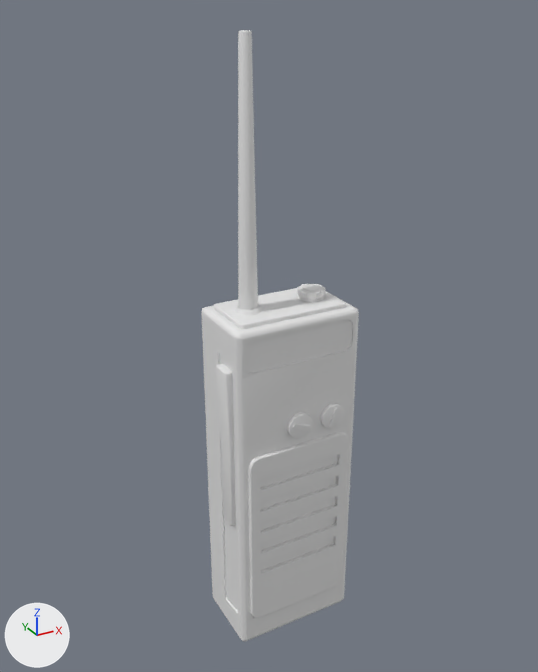
An edit to the FBX model Assets/ART/Meshes/SM_Talkie_Walkie.fbx, drawn before and after from the same camera.
Camera for both pictures: a camera (50 mm lens) standing at (-0.159, -0.277, 0.301) and looking at (-0.003, 0.006, 0.159). The lights are fixed; the arrows at lower left show +X, +Y and +Z. The older version comes first. Where no turn or scale is listed for an object, it has been applied to the vertices. Vertices at exactly the same position are counted once.

Objects in the first picture: 'SM_Talkie_Walkie', 'SM_Talkie_Walkie_Button'.
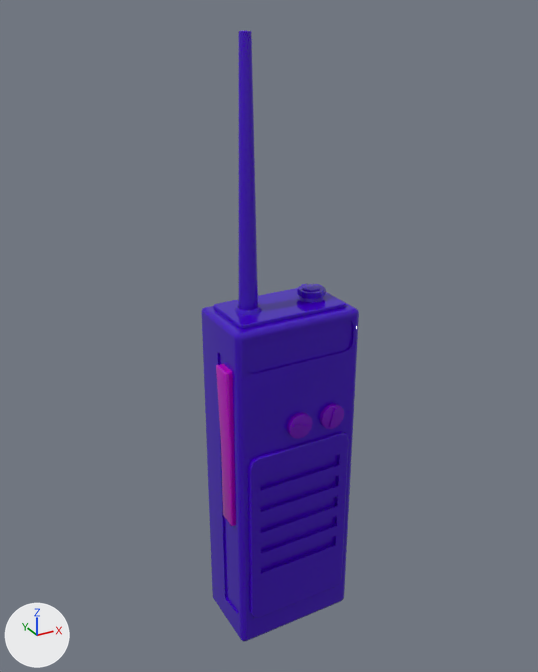
Pixel boxes (x1, y1, x2, y2) of what changed, in the pictures (538 x 672 px; the box of a moved part takes in the faces that stretch with it):
```json
{"object": "SM_Talkie_Walkie_Button", "change": "recoloured", "before": [216, 364, 236, 526], "after": [216, 364, 236, 526], "on screen": "darker"}
{"part": 1, "of": "me_mesh", "change": "moved or reshaped", "before": [323, 403, 345, 429], "after": [323, 403, 344, 429]}
{"part": 2, "of": "me_mesh", "change": "recoloured", "before": [202, 30, 359, 641], "after": [202, 30, 359, 641], "on screen": "white to purple"}
{"part": 3, "of": "me_mesh", "change": "recoloured", "before": [287, 405, 339, 439], "after": [287, 405, 331, 439], "on screen": "white to purple"}
```

Scene script edits in JSON lines:
```json
{"op": "add", "block": "mat_m_plastic_03", "code": ["mat_m_plastic_03 = principled_material('M_Plastic_03')", "mat_m_plastic_03.base_color = (0.46, 0.0, 0.5)  # pink #b500bc", "mat_m_plastic_03.roughness = 0.0"]}
{"op": "add", "block": "mat_m_plastic_01", "code": ["mat_m_plastic_01 = principled_material('M_Plastic_01')", "mat_m_plastic_01.base_color = (0.0474, 0.0, 0.5)  # purple #3d00bc", "mat_m_plastic_01.roughness = 0.0"]}
{"op": "add", "block": "mat_m_plastic_02", "code": ["mat_m_plastic_02 = principled_material('M_Plastic_02')", "mat_m_plastic_02.base_color = (0.161, 0.0, 0.5)  # purple #7000bc", "mat_m_plastic_02.roughness = 0.0"]}
{"block": "me_mesh_001", "where": "me_mesh_001.from_pydata(...)  # 58 vertices, 40 faces; spans x -0.008..0.0, y -0.005..0.028, z -0.042..0.12"}
{"op": "add", "block": "me_mesh_001", "code": "me_mesh_001.materials.append(mat_m_plastic_03)  # pink #b500bc"}
{"block": "me_mesh", "where": "# used by ob_sm_talkie_walkie; location = (0.0, 0.0, 0.0)"}
{"op": "remove", "block": "me_mesh", "code": "me_mesh.from_pydata(...)  # 662 vertices, 666 faces; spans x -0.032..0.032, y -0.021..0.021, z 0.0..0.293"}
{"op": "add", "block": "me_mesh", "code": "me_mesh.from_pydata(...)  # 622 vertices, 666 faces; spans x -0.032..0.032, y -0.021..0.021, z 0.0..0.293"}
{"block": "me_mesh", "change": "me_mesh part 1"}
{"block": "me_mesh", "change": "53 vertices are removed from x -0.017..0.024, y -0.021..0.004, z 0.097..0.139"}
{"block": "me_mesh", "change": "40 faces are deleted"}
{"block": "me_mesh", "change": "13 vertices are added at x 0.017..0.023, y -0.021..-0.02, z 0.117..0.128"}
{"block": "me_mesh", "change": "40 new faces join them, mat_m_plastic_02 (purple #7000bc)"}
{"block": "me_mesh", "change": "me_mesh part 2: 544 faces spanning x -0.032..0.032, y -0.02..0.021, z 0.0..0.293 switch from no material to mat_m_plastic_01 (purple #3d00bc)"}
{"block": "me_mesh", "change": "me_mesh part 3: 83 faces spanning x -0.007..0.024, y -0.021..-0.018, z 0.116..0.128 switch from no material to mat_m_plastic_02 (purple #7000bc)"}
```
